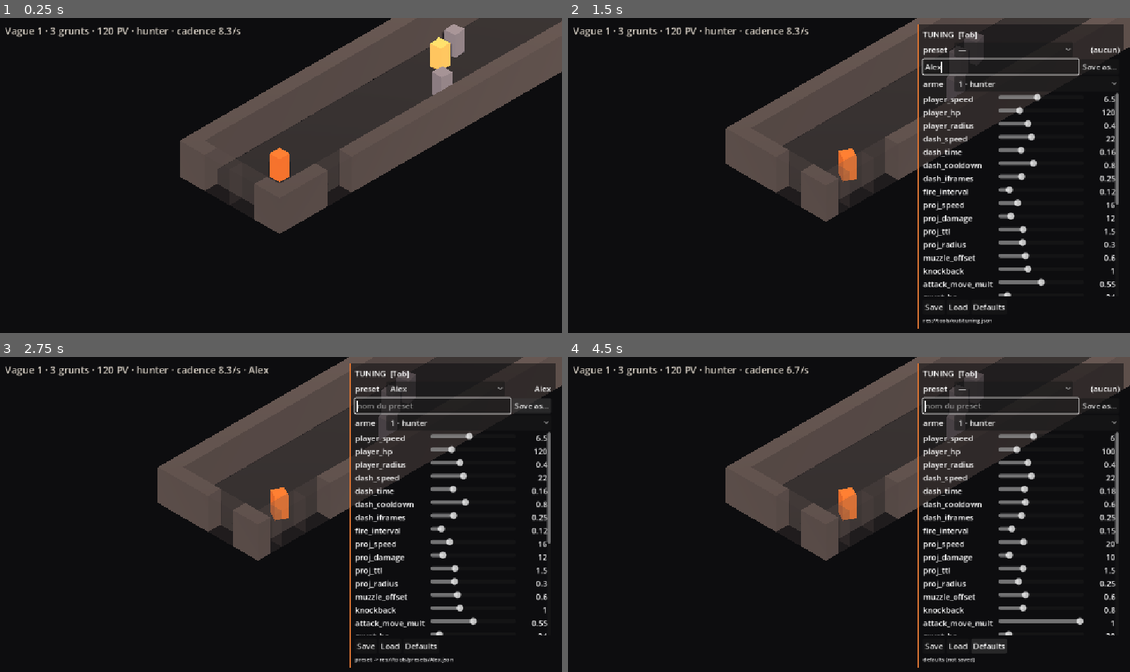
Above: before the commit, frames 1-4 (two rows, left to right).
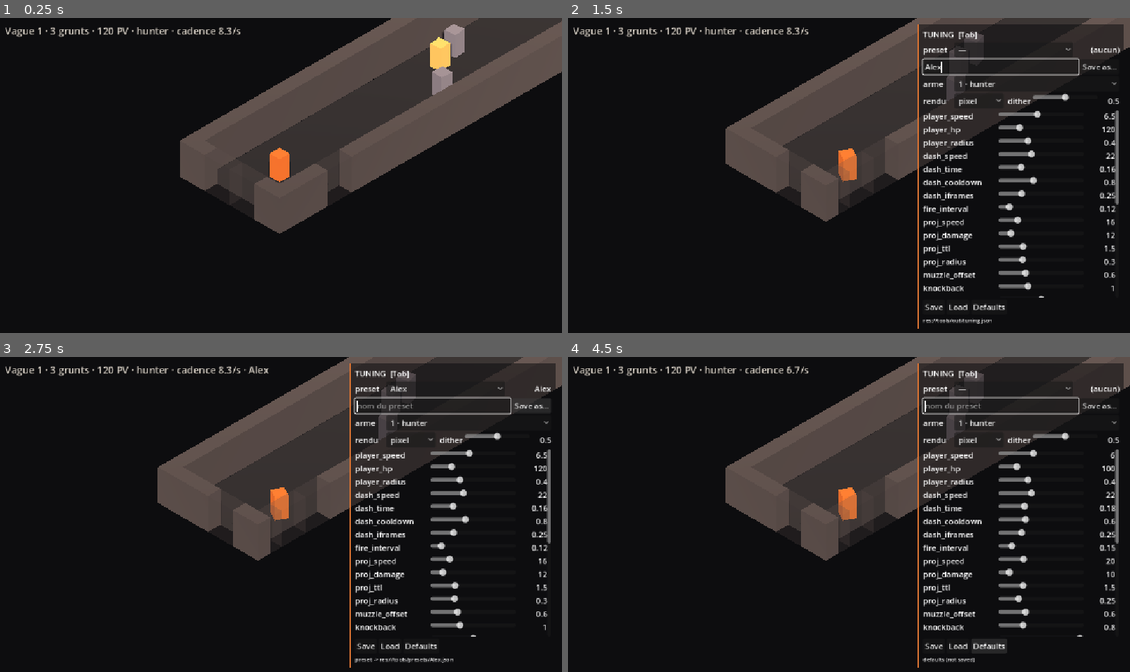
Above: after the commit, the same moments.

Repository: lelabodetho/strate
Game: Godot game, scene res://scenes/test/harness.tscn
Same seed, same stepped clock (60 frames per second), same inputs: the game is played once before the commit and once after it.
Inputs (mouse positions are in pixels of both pictures, inside the frame that each line leads up to):
- Up to frame 1 (0.25 s): no input
- Up to frame 2 (1.5 s): tap Enter at 0.5 s; move the mouse to (972, 159) at 0.52 s; hold D (move_right) 0.53-1.25 s; tap F at 0.6 s; tap Tab at 0.8 s; click (1000, 65) at 1.27 s; type "Alex" at 1.35 s
- Up to frame 3 (2.75 s): click "Save as…" at 2 s
- Up to frame 4 (4.5 s): click (978, 438) at 2.75 s, where only the run after the commit has a clickable "pixel"; click "Load" at 3.5 s; click "Defaults" at 4.25 s

The runs differ from the first frame. In frame 1, less than 0.1% of the frame differs, in the area x 43-83%, y 2-44%; in frame 2, 5.5%; in frame 3, 5.5%; in frame 4, 5.6%, in the area x 44-99%, y 17-89%.

Commit message:
Render test scene: low-res viewports, three post filters, lit arena
scenes/test/render_test.tscn: the arena and sim of the harness, rendered at
1/3 resolution (nearest upscale) through src/view/post_filter.gdshader with
three modes cycled by F: pixel (8 steel greys + 4 accents from
tools/filters_preview.py), dither (Bayer 8x8, three greys + accent), mix
(palette, Bayer on mid tones only, light scanlines). Mode and dither strength
live in GameState, edited from a "rendu" row in the tuning panel.

Entities, bullets and items render in a second SubViewport with its own
World3D, always in pixel mode; a copy of the level drawn unshaded in a key
colour gives them occlusion and wall shadows, and the filter keys it out.
Sharing one World3D with camera cull masks was tried first: the Compatibility
renderer only drew the last two instances, so each layer owns its world.

Lights: a warm omni following the player, two cold omnis in the room, shadows
on (cube omni shadows; floors no longer cast, which removed self-shadow acne).
PlayerInput reads the mouse through the camera's viewport. tools/snap.sh
--mode=<name> runs this scene and also dumps the raw world and entity
viewports. GameState emits `capturing` on screenshot.

Also commits Tho's DA references (docs/da, tools/filters_preview.py) and the
CLAUDE.md / brief updates that go with them.

Co-Authored-By: Claude Fable 5.1 <noreply@anthropic.com>

Diff:
--- /dev/null
+++ b/scenes/test/render_test.gd
@@ -0,0 +1,86 @@
+extends Node
+## Render test scene: the tuning arena, same sim and input, rendered through two low-resolution
+## SubViewports (1/3, nearest upscale) with the post filter of src/view/post_filter.gdshader.
+##   WorldVP   level geometry and lights, filter mode from GameState (F cycles)
+##   EntityVP  its own World3D: entities, bullets, items, always mode pixel, over a copy of the
+##             level drawn unshaded in the key colour (correct occlusion, keyed out by the
+##             filter) and copies of the lights so both layers are lit the same.
+## Lights: a warm omni that follows the player, two cold omnis fixed in the room, shadows on.
+
+const CAM_OFFSET := Vector3(12, 12, 12)
+const CAM_SMOOTH := 8.0
+const PLAYER_LIGHT_HEIGHT := 3.0
+
+@onready var world_container: SubViewportContainer = $WorldContainer
+@onready var entity_container: SubViewportContainer = $EntityContainer
+@onready var world_vp: SubViewport = $WorldContainer/WorldVP
+@onready var entity_vp: SubViewport = $EntityContainer/EntityVP
+@onready var cam: Camera3D = $WorldContainer/WorldVP/Camera3D
+@onready var entity_cam: Camera3D = $EntityContainer/EntityVP/EntityCam
+@onready var level_view: LevelView = $WorldContainer/WorldVP/LevelView
+@onready var occluder: LevelView = $EntityContainer/EntityVP/Occluder
+@onready var world_view: WorldView = $EntityContainer/EntityVP/WorldView
+@onready var player_lights: Array[OmniLight3D] = [$WorldContainer/WorldVP/PlayerLight, $EntityContainer/EntityVP/PlayerLight]
+@onready var input: PlayerInput = $PlayerInput
+@onready var tuning_panel: TuningPanel = $TuningPanel
+
+func _ready() -> void:
+	GameState.render_scene = true
+	input.camera = cam
+	var w: SimWorld = GameState.world
+	level_view.build(w.level)
+	occluder.build(w.level, true)
+	world_view.debug = GameState.debug
+	world_view.sync(w)
+	cam.position = _cam_target()
+	_sync_cameras()
+	_apply_filter()
+	GameState.capturing.connect(_dump_viewports)
+
+## Capture mode: the raw low-res world and entity viewports, before the filter.
+func _dump_viewports(base: String) -> void:
+	world_vp.get_texture().get_image().save_png(base + "_world.png")
+	entity_vp.get_texture().get_image().save_png(base + "_entities.png")
+
+func _cam_target() -> Vector3:
+	var p: SimEntity = GameState.world.player()
+	if p == null:
+		return CAM_OFFSET
+	return Vector3(p.pos.x, 0.0, p.pos.y) + CAM_OFFSET
+
+func _sync_cameras() -> void:
+	entity_cam.global_transform = cam.global_transform
+	entity_cam.projection = cam.projection
+	entity_cam.size = cam.size
+	entity_cam.near = cam.near
+	entity_cam.far = cam.far
+
+func _apply_filter() -> void:
+	var m := world_container.material as ShaderMaterial
+	m.set_shader_parameter("mode", GameState.RENDER_MODES.find(GameState.render_mode))
+	m.set_shader_parameter("dither_strength", GameState.render_dither)
+	var e := entity_container.material as ShaderMaterial
+	e.set_shader_parameter("mode", 0)
+	e.set_shader_parameter("key_transparent", true)
+	e.set_shader_parameter("key_color", LevelView.KEY_COLOR)
+
+func _process(dt: float) -> void:
+	cam.position = cam.position.lerp(_cam_target(), 1.0 - exp(-CAM_SMOOTH * dt))
+	_sync_cameras()
+	var p: SimEntity = GameState.world.player()
+	if p != null:
+		for l in player_lights:
+			l.position = Vector3(p.pos.x, PLAYER_LIGHT_HEIGHT, p.pos.y)
+	_apply_filter()
+
+func _physics_process(dt: float) -> void:
+	GameState.paused = tuning_panel.is_open()
+	input.combat_locked = GameState.paused
+	GameState.step(dt, input.read())
+	world_view.sync(GameState.world)
+
+func _input(event: InputEvent) -> void:
+	if event is InputEventKey and event.pressed and not event.echo and event.physical_keycode == KEY_F:
+		GameState.cycle_render_mode()
+		tuning_panel.refresh()
+		get_viewport().set_input_as_handled()
--- /dev/null
+++ b/scenes/test/render_test.tscn
@@ -0,0 +1,178 @@
+[gd_scene format=3]
+
+[ext_resource type="Script" path="res://scenes/test/render_test.gd" id="1"]
+[ext_resource type="Script" path="res://src/view/world_view.gd" id="2"]
+[ext_resource type="Script" path="res://src/input/player_input.gd" id="3"]
+[ext_resource type="Script" path="res://src/view/level_view.gd" id="4"]
+[ext_resource type="Script" path="res://src/ui/tuning_panel.gd" id="5"]
+[ext_resource type="Script" path="res://src/ui/hud.gd" id="6"]
+[ext_resource type="Shader" path="res://src/view/post_filter.gdshader" id="7"]
+
+[sub_resource type="Environment" id="env"]
+background_mode = 1
+background_color = Color(0.05, 0.05, 0.06, 1)
+ambient_light_source = 2
+ambient_light_color = Color(0.4, 0.42, 0.5, 1)
+ambient_light_energy = 0.45
+
+[sub_resource type="Environment" id="env_entities"]
+background_mode = 0
+ambient_light_source = 2
+ambient_light_color = Color(0.4, 0.42, 0.5, 1)
+ambient_light_energy = 0.45
+
+[sub_resource type="ShaderMaterial" id="world_filter"]
+shader = ExtResource("7")
+shader_parameter/mode = 0
+shader_parameter/dither_strength = 0.5
+shader_parameter/key_transparent = false
+
+[sub_resource type="ShaderMaterial" id="entity_filter"]
+shader = ExtResource("7")
+shader_parameter/mode = 0
+shader_parameter/dither_strength = 0.5
+shader_parameter/key_transparent = true
+
+[node name="RenderTest" type="Node"]
+script = ExtResource("1")
+
+[node name="WorldContainer" type="SubViewportContainer" parent="."]
+texture_filter = 1
+material = SubResource("world_filter")
+anchors_preset = 15
+anchor_right = 1.0
+anchor_bottom = 1.0
+grow_horizontal = 2
+grow_vertical = 2
+stretch = true
+stretch_shrink = 3
+
+[node name="WorldVP" type="SubViewport" parent="WorldContainer"]
+handle_input_locally = false
+msaa_3d = 0
+screen_space_aa = 0
+size = Vector2i(426, 240)
+render_target_update_mode = 4
+
+[node name="WorldEnvironment" type="WorldEnvironment" parent="WorldContainer/WorldVP"]
+environment = SubResource("env")
+
+[node name="Sun" type="DirectionalLight3D" parent="WorldContainer/WorldVP"]
+transform = Transform3D(0.707107, -0.5, 0.5, 0, 0.707107, 0.707107, -0.707107, -0.5, 0.5, 0, 10, 0)
+light_color = Color(1, 0.85, 0.7, 1)
+light_energy = 0.7
+shadow_enabled = true
+
+[node name="PlayerLight" type="OmniLight3D" parent="WorldContainer/WorldVP"]
+transform = Transform3D(1, 0, 0, 0, 1, 0, 0, 0, 1, 0, 3, 9)
+light_color = Color(1, 0.84, 0.64, 1)
+light_energy = 2.0
+shadow_enabled = true
+omni_range = 7.0
+omni_shadow_mode = 1
+omni_attenuation = 1.2
+
+[node name="RoomLightA" type="OmniLight3D" parent="WorldContainer/WorldVP"]
+transform = Transform3D(1, 0, 0, 0, 1, 0, 0, 0, 1, -5, 3.5, -28)
+light_color = Color(0.55, 0.72, 1, 1)
+light_energy = 2.0
+shadow_enabled = true
+omni_range = 11.0
+omni_shadow_mode = 1
+omni_attenuation = 1.2
+
+[node name="RoomLightB" type="OmniLight3D" parent="WorldContainer/WorldVP"]
+transform = Transform3D(1, 0, 0, 0, 1, 0, 0, 0, 1, 5, 3.5, -16)
+light_color = Color(0.55, 0.72, 1, 1)
+light_energy = 2.0
+shadow_enabled = true
+omni_range = 11.0
+omni_shadow_mode = 1
+omni_attenuation = 1.2
+
+[node name="Camera3D" type="Camera3D" parent="WorldContainer/WorldVP"]
+transform = Transform3D(0.707107, -0.408248, 0.57735, 0, 0.816497, 0.57735, -0.707107, -0.408248, 0.57735, 12, 12, 12)
+projection = 1
+size = 18.0
+near = 0.1
+far = 100.0
+
+[node name="LevelView" type="Node3D" parent="WorldContainer/WorldVP"]
+script = ExtResource("4")
+
+[node name="EntityContainer" type="SubViewportContainer" parent="."]
+texture_filter = 1
+material = SubResource("entity_filter")
+anchors_preset = 15
+anchor_right = 1.0
+anchor_bottom = 1.0
+grow_horizontal = 2
+grow_vertical = 2
+mouse_filter = 2
+stretch = true
+stretch_shrink = 3
+
+[node name="EntityVP" type="SubViewport" parent="EntityContainer"]
+own_world_3d = true
+transparent_bg = true
+handle_input_locally = false
+msaa_3d = 0
+screen_space_aa = 0
+size = Vector2i(426, 240)
+render_target_update_mode = 4
+
+[node name="Sun" type="DirectionalLight3D" parent="EntityContainer/EntityVP"]
+transform = Transform3D(0.707107, -0.5, 0.5, 0, 0.707107, 0.707107, -0.707107, -0.5, 0.5, 0, 10, 0)
+light_color = Color(1, 0.85, 0.7, 1)
+light_energy = 0.7
+shadow_enabled = true
+
+[node name="PlayerLight" type="OmniLight3D" parent="EntityContainer/EntityVP"]
+transform = Transform3D(1, 0, 0, 0, 1, 0, 0, 0, 1, 0, 3, 9)
+light_color = Color(1, 0.84, 0.64, 1)
+light_energy = 2.0
+shadow_enabled = true
+omni_range = 7.0
+omni_shadow_mode = 1
+omni_attenuation = 1.2
+
+[node name="RoomLightA" type="OmniLight3D" parent="EntityContainer/EntityVP"]
+transform = Transform3D(1, 0, 0, 0, 1, 0, 0, 0, 1, -5, 3.5, -28)
+light_color = Color(0.55, 0.72, 1, 1)
+light_energy = 2.0
+shadow_enabled = true
+omni_range = 11.0
+omni_shadow_mode = 1
+omni_attenuation = 1.2
+
+[node name="RoomLightB" type="OmniLight3D" parent="EntityContainer/EntityVP"]
+transform = Transform3D(1, 0, 0, 0, 1, 0, 0, 0, 1, 5, 3.5, -16)
+light_color = Color(0.55, 0.72, 1, 1)
+light_energy = 2.0
+shadow_enabled = true
+omni_range = 11.0
+omni_shadow_mode = 1
+omni_attenuation = 1.2
+
+[node name="EntityCam" type="Camera3D" parent="EntityContainer/EntityVP"]
+transform = Transform3D(0.707107, -0.408248, 0.57735, 0, 0.816497, 0.57735, -0.707107, -0.408248, 0.57735, 12, 12, 12)
+environment = SubResource("env_entities")
+projection = 1
+size = 18.0
+near = 0.1
+far = 100.0
+
+[node name="Occluder" type="Node3D" parent="EntityContainer/EntityVP"]
+script = ExtResource("4")
+
+[node name="WorldView" type="Node3D" parent="EntityContainer/EntityVP"]
+script = ExtResource("2")
+
+[node name="PlayerInput" type="Node" parent="."]
+script = ExtResource("3")
+
+[node name="TuningPanel" type="CanvasLayer" parent="."]
+script = ExtResource("5")
+
+[node name="Hud" type="CanvasLayer" parent="."]
+script = ExtResource("6")
--- a/src/game_state.gd
+++ b/src/game_state.gd
@@ -18,9 +18,12 @@
 ##   --reset=<frame>       call reset_waves() on that capture frame
 ##   --drop=x,z            put a servo_trigger on the floor at start (tests the pickup flow)
 ##   --weapon=<name>       hunter | brute | technomancer
+##   --mode=<name>         render_test only: pixel | dither | mix (tools/snap.sh picks that scene)
+##   --dither=<f>          render_test only: dither strength 0..1
 ##   --preset=<name>       apply tools/presets/<name>.json at start
 
 const TUNING_PATH := "res://tools/out/tuning.json"
+const RENDER_MODES := ["pixel", "dither", "mix"]
 const PRESET_DIR := "res://tools/presets"
 
 var world: SimWorld
@@ -28,6 +31,11 @@
 var paused: bool = false   # set by the scene while the tuning panel is open; the sim does not step
 var preset_name: String = ""   # last preset applied or saved; "" = none
 var preset_dirty: bool = false # a slider moved since the preset was applied
+# Render test settings (not sim tuning): the filter mode of the world layer and the dither
+# strength. The panel edits them, F cycles the mode, render_test.gd applies them.
+var render_mode: String = "pixel"
+var render_dither: float = 0.5
+var render_scene: bool = false   # set by render_test.gd so the HUD shows the mode
 var _args: Dictionary = {}
 var _frames_left: int = -1
 var _scripted: bool = false
@@ -41,11 +49,18 @@
 var _reset_frame: int = -1
 
 signal wave_cleared(wave: int)
+## Capture mode: emitted right after the main screenshot, before the state dump and quit, so a
+## scene can save extra images next to it (render_test dumps its two viewports).
+signal capturing(base_path: String)
 
 func _ready() -> void:
 	_args = _parse_args()
 	var seed := int(_args.get("seed", "1"))
 	debug = _args.has("debug")
+	if _args.has("mode") and RENDER_MODES.has(String(_args["mode"])):
+		render_mode = String(_args["mode"])
+	if _args.has("dither"):
+		render_dither = clampf(float(_args["dither"]), 0.0, 1.0)
 	# Reference gameplay values live in tools/out/tuning.json; defaults otherwise.
 	world = SimWorld.new(seed, null, SimTuning.load_file(TUNING_PATH))
 	if _args.has("preset"):
@@ -180,6 +195,16 @@
 func set_weapon(name: String) -> void:
 	world.set_weapon(name)
 
+func set_render_mode(name: String) -> void:
+	if RENDER_MODES.has(name):
+		render_mode = name
+
+func cycle_render_mode() -> void:
+	render_mode = RENDER_MODES[(RENDER_MODES.find(render_mode) + 1) % RENDER_MODES.size()]
+
+func set_render_dither(v: float) -> void:
+	render_dither = clampf(v, 0.0, 1.0)
+
 func reset_tuning() -> void:
 	world.tuning = SimTuning.new()
 	preset_name = ""
@@ -207,6 +232,7 @@
 		var img := get_viewport().get_texture().get_image()
 		img.save_png(_args["screenshot"])
 		print("[harness] screenshot -> ", _args["screenshot"])
+		capturing.emit(String(_args["screenshot"]).trim_suffix(".png"))
 	if _args.has("state"):
 		var f := FileAccess.open(_args["state"], FileAccess.WRITE)
 		f.store_string(JSON.stringify(to_dict(), "  "))
--- a/src/input/player_input.gd
+++ b/src/input/player_input.gd
@@ -17,7 +17,8 @@
 func _mouse_on_ground() -> Vector2:
 	if camera == null:
 		return Vector2.ZERO
-	var m := get_viewport().get_mouse_position()
+	# The camera's own viewport: a SubViewport maps the mouse through its container.
+	var m := camera.get_viewport().get_mouse_position()
 	var from := camera.project_ray_origin(m)
 	var dir := camera.project_ray_normal(m)
 	var plane := Plane(Vector3.UP, 0.0)
--- a/src/ui/hud.gd
+++ b/src/ui/hud.gd
@@ -67,6 +67,8 @@
 	var preset := GameState.preset_label()
 	if not preset.is_empty():
 		line += " · " + preset
+	if GameState.render_scene:
+		line += " · rendu %s [F]" % GameState.render_mode
 	_wave_label.text = line
 	var lines := PackedStringArray()
 	for it in w.picked_items:
--- a/src/ui/tuning_panel.gd
+++ b/src/ui/tuning_panel.gd
@@ -15,6 +15,9 @@
 var _preset_label: Label
 var _save_as_name: LineEdit
 var _weapons: OptionButton
+var _modes: OptionButton
+var _dither: HSlider
+var _dither_value: Label
 
 func _ready() -> void:
 	layer = 10
@@ -85,6 +88,38 @@
 		_weapons.add_item("%d · %s" % [i + 1, WeaponProfile.NAMES[i]], i)
 	_weapons.item_selected.connect(func(i: int): GameState.set_weapon(WeaponProfile.NAMES[i]))
 	weapon_row.add_child(_weapons)
+
+	# Render filter (render_test scene only; F cycles the mode). Not part of the sim tuning.
+	var render_row := HBoxContainer.new()
+	vbox.add_child(render_row)
+	var render_title := Label.new()
+	render_title.text = "rendu"
+	render_title.custom_minimum_size.x = 60
+	render_row.add_child(render_title)
+	_modes = OptionButton.new()
+	_modes.custom_minimum_size.x = 100
+	_modes.focus_mode = Control.FOCUS_NONE
+	for i in GameState.RENDER_MODES.size():
+		_modes.add_item(GameState.RENDER_MODES[i], i)
+	_modes.item_selected.connect(func(i: int): GameState.set_render_mode(GameState.RENDER_MODES[i]))
+	render_row.add_child(_modes)
+	var dither_title := Label.new()
+	dither_title.text = " dither"
+	render_row.add_child(dither_title)
+	_dither = HSlider.new()
+	_dither.min_value = 0.0
+	_dither.max_value = 1.0
+	_dither.step = 0.05
+	_dither.size_flags_horizontal = Control.SIZE_EXPAND_FILL
+	_dither.focus_mode = Control.FOCUS_NONE
+	_dither.value_changed.connect(func(v: float):
+		GameState.set_render_dither(v)
+		_dither_value.text = _fmt(v))
+	render_row.add_child(_dither)
+	_dither_value = Label.new()
+	_dither_value.custom_minimum_size.x = 40
+	_dither_value.horizontal_alignment = HORIZONTAL_ALIGNMENT_RIGHT
+	render_row.add_child(_dither_value)
 
 	var scroll := ScrollContainer.new()
 	scroll.size_flags_vertical = Control.SIZE_EXPAND_FILL
@@ -159,6 +194,9 @@
 		if names[i] == GameState.preset_name:
 			_presets.select(i + 1)
 	_weapons.select(WeaponProfile.NAMES.find(GameState.world.weapon.name))
+	_modes.select(GameState.RENDER_MODES.find(GameState.render_mode))
+	_dither.set_value_no_signal(GameState.render_dither)
+	_dither_value.text = _fmt(GameState.render_dither)
 	_refresh_preset_label()
 
 func _refresh_preset_label() -> void:
--- a/src/view/level_view.gd
+++ b/src/view/level_view.gd
@@ -3,6 +3,9 @@
 ## Builds floor and wall meshes from a SimLevel. Reads only.
 ## Ghost walls: wall segments on the camera side of the player and within GHOST_RADIUS of it
 ## fade to GHOST_ALPHA so the player is never hidden behind foreground walls or pillars.
+## Occluder mode (render test): the same geometry drawn unshaded in KEY_COLOR inside the entity
+## viewport's own world, so entities get correct depth occlusion and wall shadows while the post
+## filter turns the key colour transparent. Ghosted segments are hidden instead of faded.
 
 const FLOOR_COLOR := Color(0.16, 0.17, 0.19)
 const WALL_COLOR := Color(0.3, 0.29, 0.3)
@@ -10,22 +13,27 @@
 const GHOST_ALPHA := 0.25
 const GHOST_RADIUS := 3.0
 const GHOST_FADE := 0.1       # seconds for a full 0 -> 1 alpha transition
+const KEY_COLOR := Color(1.0, 0.0, 1.0)
 
-var _segments: Array = []     # [{mat: StandardMaterial3D, rect: Rect2, alpha: float}]
+var occluder := false
+var _segments: Array = []     # [{mesh, mat: StandardMaterial3D, rect: Rect2, alpha: float}]
 
-func build(level: SimLevel) -> void:
+func build(level: SimLevel, as_occluder: bool = false) -> void:
+	occluder = as_occluder
 	for c in get_children():
 		c.queue_free()
 	_segments.clear()
 
-	var floor_mat := StandardMaterial3D.new()
-	floor_mat.albedo_color = FLOOR_COLOR
+	var floor_mat := _material(FLOOR_COLOR)
 	for f in level.floors:
 		var floor_mesh := MeshInstance3D.new()
 		var plane := PlaneMesh.new()
 		plane.size = f.size
 		floor_mesh.mesh = plane
 		floor_mesh.material_override = floor_mat
+		# A plane has nothing to cast; keeping it out of the shadow pass avoids the omni-light
+		# self-shadow acne that darkened the floor under the player.
+		floor_mesh.cast_shadow = GeometryInstance3D.SHADOW_CASTING_SETTING_OFF
 		var c := f.get_center()
 		floor_mesh.position = Vector3(c.x, 0.0, c.y)
 		add_child(floor_mesh)
@@ -53,13 +61,21 @@
 	var box := BoxMesh.new()
 	box.size = Vector3(r.size.x, SimLevel.WALL_HEIGHT, r.size.y)
 	m.mesh = box
-	var mat := StandardMaterial3D.new()
-	mat.albedo_color = WALL_COLOR
+	var mat := _material(WALL_COLOR)
 	m.material_override = mat
 	var wc := r.get_center()
 	m.position = Vector3(wc.x, SimLevel.WALL_HEIGHT * 0.5, wc.y)
 	add_child(m)
-	_segments.append({"mat": mat, "rect": r, "alpha": 1.0})
+	_segments.append({"mesh": m, "mat": mat, "rect": r, "alpha": 1.0})
+
+func _material(color: Color) -> StandardMaterial3D:
+	var mat := StandardMaterial3D.new()
+	if occluder:
+		mat.albedo_color = KEY_COLOR
+		mat.shading_mode = BaseMaterial3D.SHADING_MODE_UNSHADED
+	else:
+		mat.albedo_color = color
+	return mat
 
 func _process(dt: float) -> void:
 	if _segments.is_empty() or GameState.world == null:
@@ -78,6 +94,10 @@
 		var in_front: bool = (r.get_center() - p.pos).dot(to_cam) > 0.0
 		var near: bool = closest.distance_to(p.pos) <= GHOST_RADIUS
 		var target := GHOST_ALPHA if in_front and near else 1.0
+		if occluder:
+			# No fade: a ghosted wall stops hiding the entities behind it.
+			s.mesh.visible = target >= 1.0
+			continue
 		if is_equal_approx(s.alpha, target):
 			continue
 		s.alpha = move_toward(s.alpha, target, dt / GHOST_FADE)
--- /dev/null
+++ b/src/view/post_filter.gdshader
@@ -0,0 +1,105 @@
+shader_type canvas_item;
+// Post-process on a low-resolution SubViewportContainer (nearest upscale). Ports the three
+// looks of tools/filters_preview.py: palette is 8 steel greys + 4 accent oranges.
+//   mode 0 pixel   : nearest palette colour, accents (warm, saturated) on the accent ramp
+//   mode 1 dither  : three greys (dark / mid / light) through a Bayer 8x8 threshold, accent
+//                    dithered against dark so the volume stays
+//   mode 2 mix     : palette, Bayer jitter on the mid tones only, light scanlines
+// The entity layer uses mode 0 with key_transparent: pixels in the key colour (level geometry
+// drawn as occluder) and empty pixels become transparent so the world shows through.
+
+uniform int mode : hint_range(0, 2) = 0;
+uniform float dither_strength : hint_range(0.0, 1.0) = 0.5;
+uniform bool key_transparent = false;
+uniform vec3 key_color : source_color = vec3(1.0, 0.0, 1.0);
+
+const vec3 STEEL[8] = {
+	vec3(8.0, 8.0, 10.0) / 255.0, vec3(22.0, 22.0, 26.0) / 255.0, vec3(40.0, 40.0, 46.0) / 255.0,
+	vec3(62.0, 60.0, 66.0) / 255.0, vec3(88.0, 84.0, 88.0) / 255.0, vec3(118.0, 112.0, 112.0) / 255.0,
+	vec3(150.0, 142.0, 136.0) / 255.0, vec3(190.0, 182.0, 172.0) / 255.0
+};
+const vec3 ACC[4] = {
+	vec3(90.0, 36.0, 10.0) / 255.0, vec3(170.0, 70.0, 20.0) / 255.0,
+	vec3(255.0, 120.0, 40.0) / 255.0, vec3(255.0, 200.0, 120.0) / 255.0
+};
+const vec3 TONE_DARK = vec3(10.0, 10.0, 12.0) / 255.0;
+const vec3 TONE_MID = vec3(74.0, 70.0, 72.0) / 255.0;
+const vec3 TONE_LIGHT = vec3(150.0, 142.0, 136.0) / 255.0;
+const vec3 ACCENT = vec3(255.0, 120.0, 40.0) / 255.0;
+
+float lum(vec3 c) {
+	return dot(c, vec3(0.299, 0.587, 0.114));
+}
+
+bool is_accent(vec3 c) {
+	float mx = max(c.r, max(c.g, c.b));
+	float mn = min(c.r, min(c.g, c.b));
+	float sat = mx > 0.0 ? (mx - mn) / max(mx, 1e-6) : 0.0;
+	return sat > 0.35 && c.r > c.g && c.r > c.b * 1.5;
+}
+
+vec3 nearest_steel(vec3 c) {
+	vec3 best = STEEL[0];
+	float bd = 1e9;
+	for (int i = 0; i < 8; i++) {
+		vec3 d = c - STEEL[i];
+		float dd = dot(d, d);
+		if (dd < bd) { bd = dd; best = STEEL[i]; }
+	}
+	return best;
+}
+
+vec3 nearest_acc(vec3 c) {
+	vec3 best = ACC[0];
+	float bd = 1e9;
+	for (int i = 0; i < 4; i++) {
+		vec3 d = c - ACC[i];
+		float dd = dot(d, d);
+		if (dd < bd) { bd = dd; best = ACC[i]; }
+	}
+	return best;
+}
+
+// Bayer 8x8 threshold in 0..63/64, same matrix as the Python preview.
+float bayer8(ivec2 p) {
+	int x = p.x & 7;
+	int y = p.y & 7;
+	int xy = x ^ y;
+	int v = ((xy & 1) << 5) | ((y & 1) << 4) | ((xy & 2) << 2) | ((y & 2) << 1) | ((xy & 4) >> 1) | ((y & 4) >> 2);
+	return float(v) / 64.0;
+}
+
+void fragment() {
+	vec4 src = texture(TEXTURE, UV);
+	vec3 c = src.rgb;
+	vec3 dk = c - key_color;
+	bool empty = key_transparent && (src.a < 0.5 || dot(dk, dk) < 0.01);
+	// Big pixels: the low-res texel, so the dither pattern is drawn at the viewport's resolution.
+	ivec2 px = ivec2(floor(UV / TEXTURE_PIXEL_SIZE));
+	float b = bayer8(px);
+	float l = lum(c);
+	vec3 outc;
+	if (mode == 1) {
+		float t = 0.5 + (b - 0.5) * 2.0 * dither_strength;
+		if (is_accent(c)) {
+			float acc_lvl = clamp(l * 1.6, 0.0, 1.0);
+			outc = acc_lvl > t ? ACCENT : TONE_DARK + ACCENT * 0.35;
+		} else {
+			float lvl = l * 2.0;
+			float base = floor(lvl);
+			float up = (lvl - base) > t ? 1.0 : 0.0;
+			int idx = clamp(int(base + up), 0, 2);
+			outc = idx == 0 ? TONE_DARK : (idx == 1 ? TONE_MID : TONE_LIGHT);
+		}
+	} else if (mode == 2) {
+		float amp = 0.18 * dither_strength;
+		vec3 jit = (l > 0.06 && l < 0.75) ? c + (b - 0.5) * amp : c;
+		outc = is_accent(c) ? nearest_acc(c) : nearest_steel(clamp(jit, 0.0, 1.0));
+		if ((int(FRAGCOORD.y) % 3) == 0) {
+			outc *= 0.86;
+		}
+	} else {
+		outc = is_accent(c) ? nearest_acc(c) : nearest_steel(c);
+	}
+	COLOR = empty ? vec4(0.0) : vec4(outc, key_transparent ? src.a : 1.0);
+}
Binary file added: docs/da/filtres_apercu_packs.png
Not shown, added: docs/da/filtres_apercu_packs.png.import
Binary file added: docs/da/filtres_apercu_techno.png
Not shown, added: docs/da/filtres_apercu_techno.png.import
Binary file added: docs/da/technomancien_1_lowpoly.png
Not shown, added: docs/da/technomancien_1_lowpoly.png.import
Binary file added: docs/da/technomancien_2_pixel_dense.png
Not shown, added: docs/da/technomancien_2_pixel_dense.png.import
Binary file added: docs/da/technomancien_3_dither.png
Not shown, added: docs/da/technomancien_3_dither.png.import
Binary file added: docs/da/technomancien_planche.png
Not shown, added: docs/da/technomancien_planche.png.import
(and 6 more such lines)
